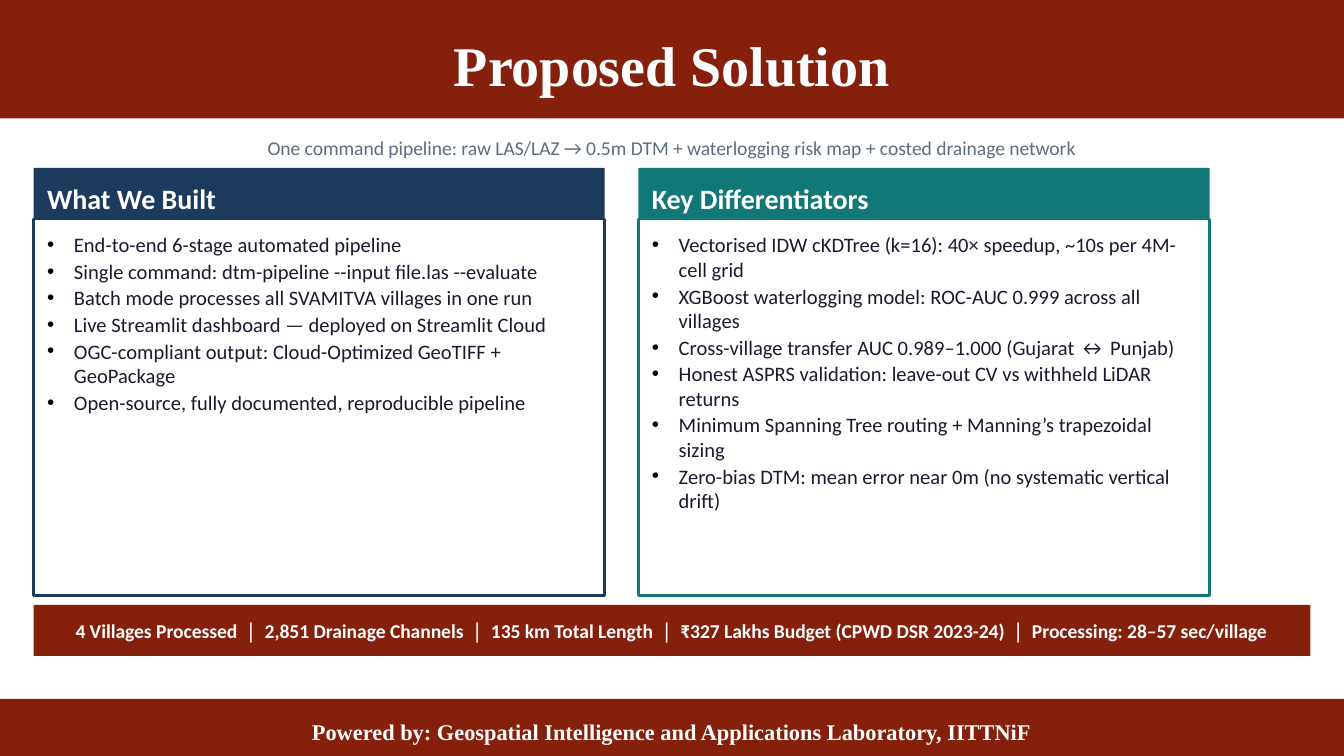
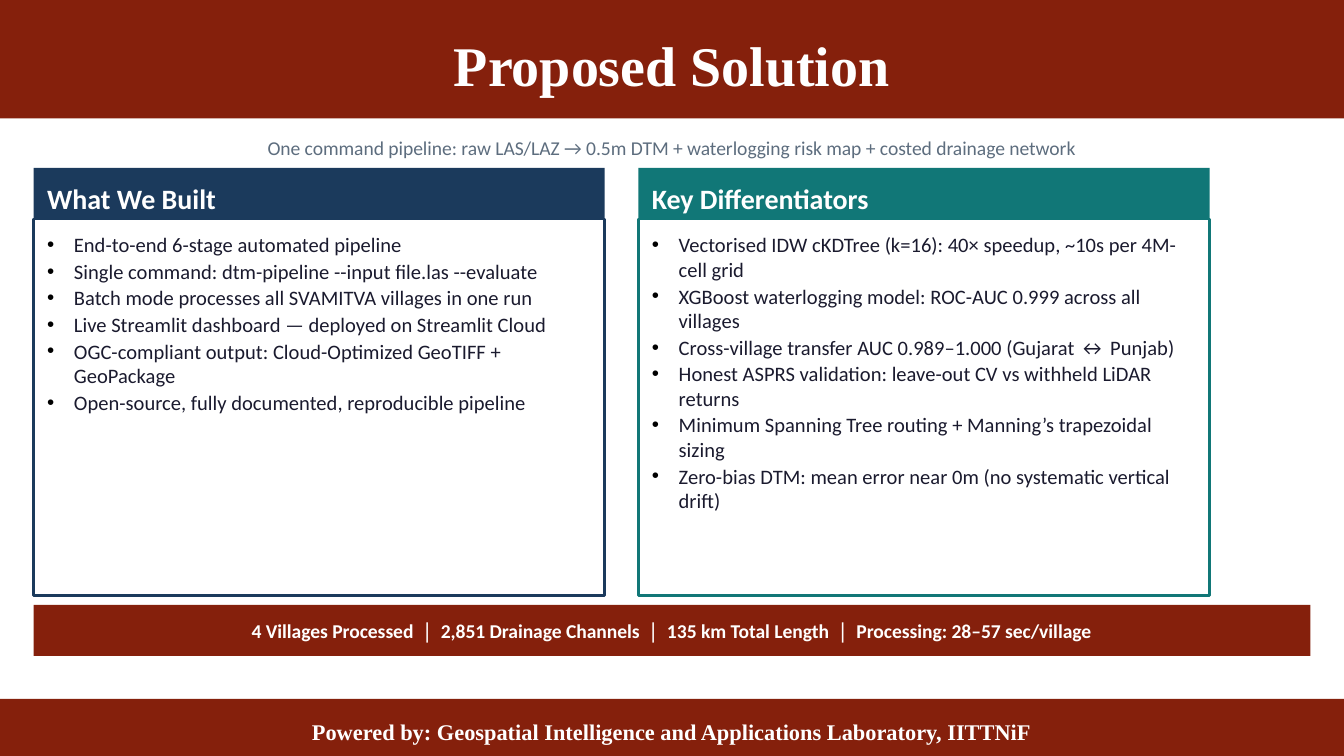
Before and after one commit to charansaiponnada/DTM, a slide deck: slide 2 of DTM_Hackathon_Final.pptx. Drawn at 1344x756 pixels with LibreOffice and Linux fonts; fonts in the diff are those of the drawing. Boxes give left, top, right and bottom in pixels: in the first picture for what was removed or moved away, otherwise in the second. Text is boxed around its words. In the diff, an @@ line names an element or a change of style, - is before the commit and + after.

```diff
--- a/DTM_Hackathon_Final.pptx
+++ b/DTM_Hackathon_Final.pptx
@@ text in rectangle at (x1=252, y1=624, x2=1091, y2=642): text changed @@
-4 Villages Processed │ 2,851 Drainage Channels │ 135 km Total Length │ ₹327 Lakhs Budget (CPWD DSR 2023-24) │ Processing: 28–57 sec/village
+4 Villages Processed │ 2,851 Drainage Channels │ 135 km Total Length │ Processing: 28–57 sec/village
```
Also in this commit, not shown: 1 other slide changed, 1 other file.
